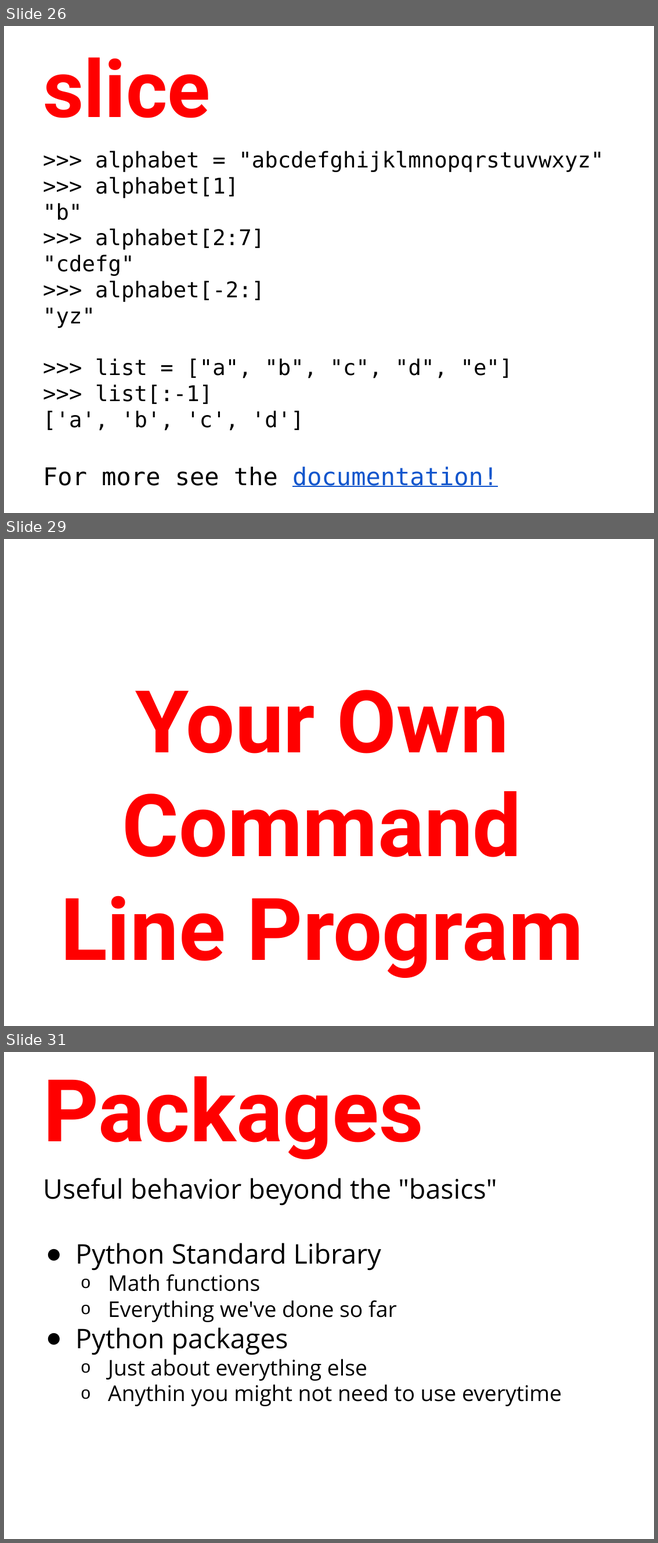
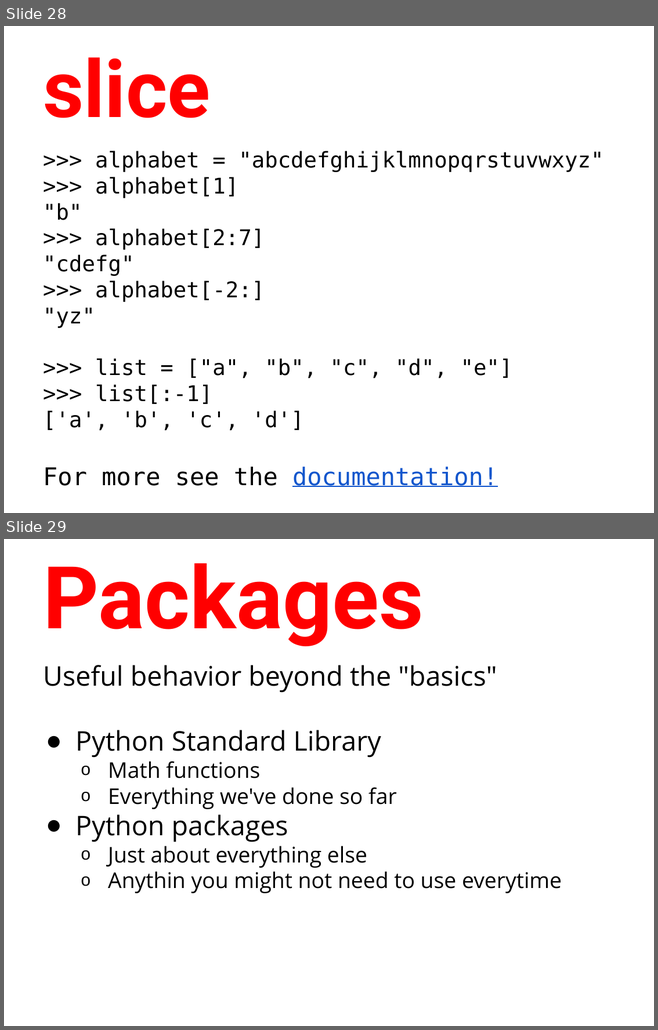
Before and after one commit to humanitiesprogramming/slides, a slide deck: 2018/python/Python Programming Concepts II.pptx. Shown one above the other, each under a label of ours: slides 26, 29 and 31 before the commit, slides 28 and 29 after it; the slides between them are not shown. The pictures are 658x1543 and 658x1030 pixels, drawn with LibreOffice and Linux fonts; fonts in the diff are those of the drawing. Boxes give left, top, right and bottom in pixels: in the first picture for what was removed or moved away, otherwise in the second. Text is boxed around its words. In the diff, an @@ line names an element or a change of style, - is before the commit and + after.

```diff
--- a/2018/python/Python Programming Concepts II.pptx
+++ b/2018/python/Python Programming Concepts II.pptx
@@ slide 29 removed at box(4, 539, 654, 1026), background #FFFFFF @@
@@ title removed at box(60, 690, 583, 978) @@
-Your Own Command Line Program
@@ what was slide 26 is now slide 28 @@
@@ what was slide 31 is now slide 29 @@
```
Also in this commit, not shown: 4 slides changed, 2 slides added, 3 other slides removed, 1 other file.
